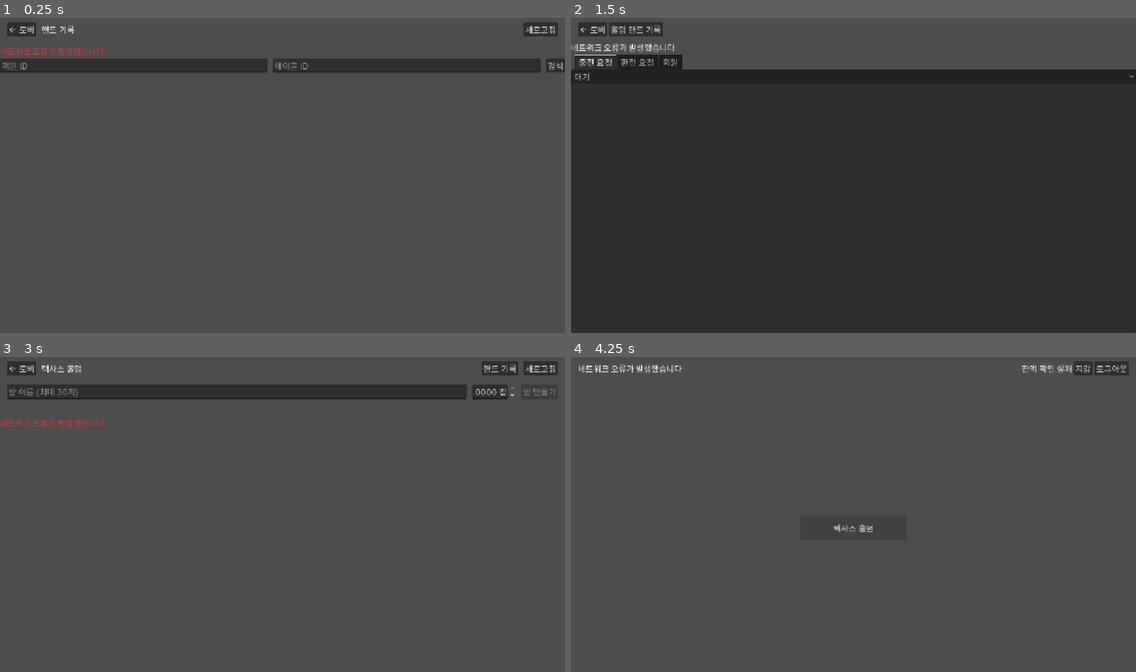
Above: before the commit, frames 1-4 (two rows, left to right).
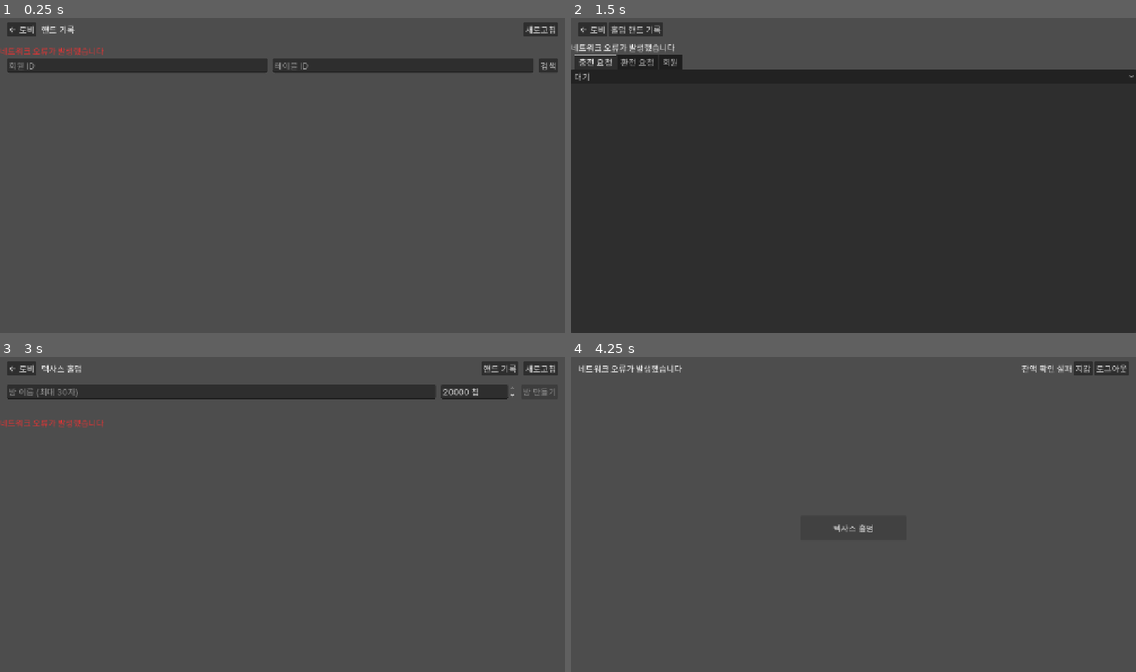
Above: after the commit, the same moments.

Repository: modify879/board-game-godot
Game: Godot game, scene res://games/holdem/admin_hand_history.tscn
Same seed, same stepped clock (60 frames per second), same inputs: the game is played once before the commit and once after it. This scene is started directly instead of the project's main scene.
Inputs:
- Up to frame 1 (0.25 s): no input
- Up to frame 2 (1.5 s): click "검색" at 0.5 s; click "← 로비" at 1.25 s
- Up to frame 3 (3 s): click "← 로비" at 2 s; click "텍사스 홀덤" at 2.75 s
- Up to frame 4 (4.25 s): click "← 로비" at 3.5 s

The runs differ from the first frame. In frame 1, 0.2% of the frame differs, in the area x 0-100%, y 13-18%; in frame 2, nothing differs; in frame 3, 0.2%; in frame 4, nothing differs.

Commit message:
fix(holdem): 관리자 핸드 기록 레이아웃·바이인 칸 잘림·목록 여백을 고친다

Diff:
--- a/games/holdem/admin_hand_history.tscn
+++ b/games/holdem/admin_hand_history.tscn
@@ -3,4 +3,10 @@
 [ext_resource type="PackedScene" path="res://games/holdem/hand_history.tscn" id="1"]
 
 [node name="AdminHandHistory" instance=ExtResource("1")]
+layout_mode = 3
+anchors_preset = 15
+anchor_right = 1.0
+anchor_bottom = 1.0
+grow_horizontal = 2
+grow_vertical = 2
 admin = true
--- a/games/holdem/hand_history.gd
+++ b/games/holdem/hand_history.gd
@@ -9,7 +9,7 @@
 @onready var back_button: Button = %BackButton
 @onready var refresh_button: Button = %RefreshButton
 @onready var error_label: Label = %ErrorLabel
-@onready var filter_box: HBoxContainer = %Filter
+@onready var filter_box: MarginContainer = %FilterMargin
 @onready var user_id_edit: LineEdit = %UserIdEdit
 @onready var table_id_edit: LineEdit = %TableIdEdit
 @onready var search_button: Button = %SearchButton
--- a/games/holdem/hand_history.tscn
+++ b/games/holdem/hand_history.tscn
@@ -3,6 +3,7 @@
 [ext_resource type="Script" path="res://games/holdem/hand_history.gd" id="1"]
 
 [node name="HandHistory" type="Control"]
+layout_mode = 3
 anchors_preset = 15
 anchor_right = 1.0
 anchor_bottom = 1.0
@@ -54,35 +55,46 @@
 autowrap_mode = 2
 text = ""
 
-[node name="Filter" type="HBoxContainer" parent="VBoxContainer"]
+[node name="FilterMargin" type="MarginContainer" parent="VBoxContainer"]
 unique_name_in_owner = true
 visible = false
 layout_mode = 2
+theme_override_constants/margin_left = 16
+theme_override_constants/margin_right = 16
+
+[node name="Filter" type="HBoxContainer" parent="VBoxContainer/FilterMargin"]
+unique_name_in_owner = true
+layout_mode = 2
 theme_override_constants/separation = 12
 
-[node name="UserIdEdit" type="LineEdit" parent="VBoxContainer/Filter"]
+[node name="UserIdEdit" type="LineEdit" parent="VBoxContainer/FilterMargin/Filter"]
 unique_name_in_owner = true
 layout_mode = 2
 size_flags_horizontal = 3
 placeholder_text = "회원 ID"
 
-[node name="TableIdEdit" type="LineEdit" parent="VBoxContainer/Filter"]
+[node name="TableIdEdit" type="LineEdit" parent="VBoxContainer/FilterMargin/Filter"]
 unique_name_in_owner = true
 layout_mode = 2
 size_flags_horizontal = 3
 placeholder_text = "테이블 ID"
 
-[node name="SearchButton" type="Button" parent="VBoxContainer/Filter"]
+[node name="SearchButton" type="Button" parent="VBoxContainer/FilterMargin/Filter"]
 unique_name_in_owner = true
 layout_mode = 2
 text = "검색"
 
-[node name="ScrollContainer" type="ScrollContainer" parent="VBoxContainer"]
+[node name="ScrollMargin" type="MarginContainer" parent="VBoxContainer"]
+layout_mode = 2
+size_flags_vertical = 3
+theme_override_constants/margin_left = 16
+theme_override_constants/margin_right = 16
+
+[node name="ScrollContainer" type="ScrollContainer" parent="VBoxContainer/ScrollMargin"]
 unique_name_in_owner = true
 layout_mode = 2
-size_flags_vertical = 3
 
-[node name="Rows" type="VBoxContainer" parent="VBoxContainer/ScrollContainer"]
+[node name="Rows" type="VBoxContainer" parent="VBoxContainer/ScrollMargin/ScrollContainer"]
 unique_name_in_owner = true
 layout_mode = 2
 size_flags_horizontal = 3
--- a/games/holdem/table.tscn
+++ b/games/holdem/table.tscn
@@ -224,6 +224,7 @@
 
 [node name="AddChipsSpin" type="SpinBox" parent="VBoxContainer/BottomBar/HBoxContainer/AddChipsBox"]
 unique_name_in_owner = true
+custom_minimum_size = Vector2(170, 0)
 layout_mode = 2
 min_value = 100.0
 max_value = 100.0
--- a/games/holdem/table_list.tscn
+++ b/games/holdem/table_list.tscn
@@ -3,6 +3,7 @@
 [ext_resource type="Script" path="res://games/holdem/table_list.gd" id="1"]
 
 [node name="TableList" type="Control"]
+layout_mode = 3
 anchors_preset = 15
 anchor_right = 1.0
 anchor_bottom = 1.0
@@ -69,6 +70,7 @@
 
 [node name="BuyInSpin" type="SpinBox" parent="VBoxContainer/CreateRow/HBoxContainer"]
 unique_name_in_owner = true
+custom_minimum_size = Vector2(170, 0)
 layout_mode = 2
 min_value = 4000.0
 max_value = 20000.0
@@ -81,7 +83,12 @@
 layout_mode = 2
 text = "방 만들기"
 
-[node name="BuyInInfo" type="Label" parent="VBoxContainer"]
+[node name="BuyInInfoMargin" type="MarginContainer" parent="VBoxContainer"]
+layout_mode = 2
+theme_override_constants/margin_left = 16
+theme_override_constants/margin_right = 16
+
+[node name="BuyInInfo" type="Label" parent="VBoxContainer/BuyInInfoMargin"]
 unique_name_in_owner = true
 layout_mode = 2
 autowrap_mode = 2
@@ -97,12 +104,17 @@
 autowrap_mode = 2
 text = ""
 
-[node name="ScrollContainer" type="ScrollContainer" parent="VBoxContainer"]
+[node name="ScrollMargin" type="MarginContainer" parent="VBoxContainer"]
+layout_mode = 2
+size_flags_vertical = 3
+theme_override_constants/margin_left = 16
+theme_override_constants/margin_right = 16
+
+[node name="ScrollContainer" type="ScrollContainer" parent="VBoxContainer/ScrollMargin"]
 unique_name_in_owner = true
 layout_mode = 2
-size_flags_vertical = 3
 
-[node name="Rows" type="VBoxContainer" parent="VBoxContainer/ScrollContainer"]
+[node name="Rows" type="VBoxContainer" parent="VBoxContainer/ScrollMargin/ScrollContainer"]
 unique_name_in_owner = true
 layout_mode = 2
 size_flags_horizontal = 3
